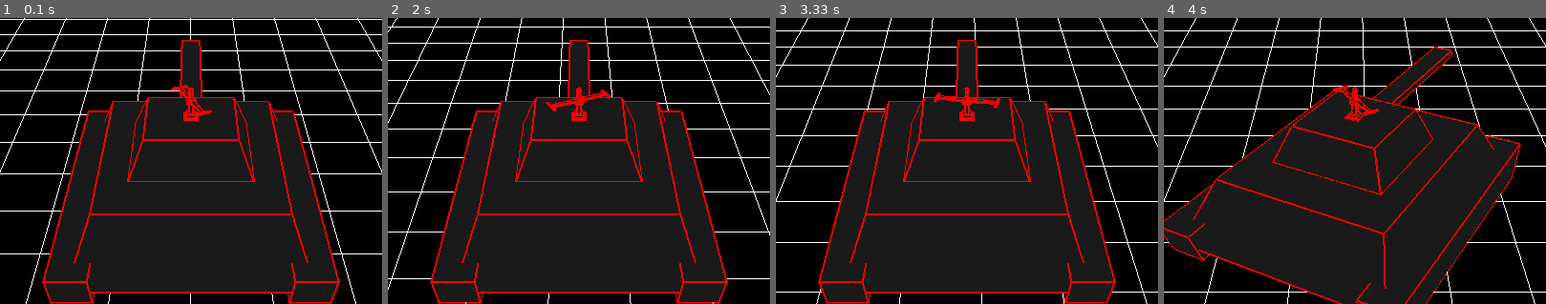
Above: before the commit, frames 1-4 (left to right).
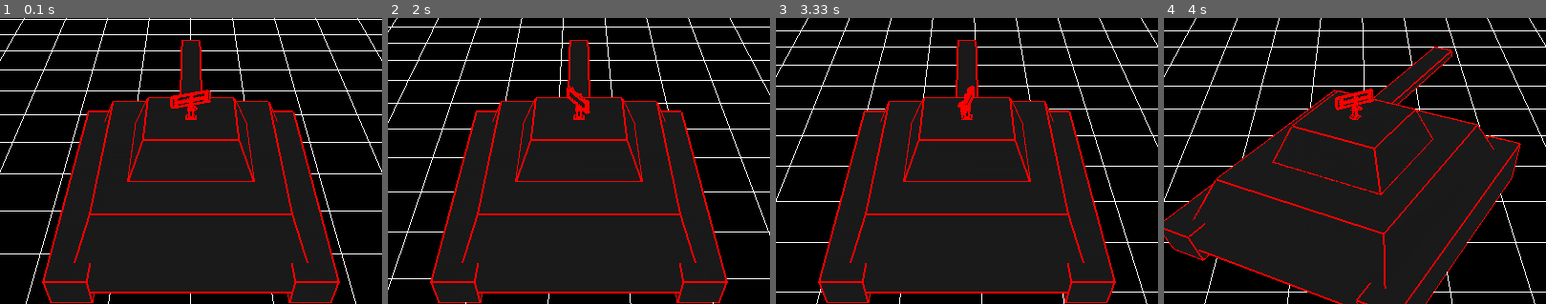
Above: after the commit, the same moments.

Repository: antonioam82/tank_controller
Game: pygame game, started from tank_demo_vb.py
The game is run twice, just before and just after one commit, with the same random seed, the same clock (stepped at 60 frames per second) and the same inputs.
Inputs:
- Up to frame 1 (0.1 s): no input
- Up to frame 2 (2 s): hold Right 0.33-0.8 s; tap C at 0.83, 1.32 s; hold Up 1.17-1.47 s; tap J at 1.23, 1.57, 1.87 s; hold Right 1.5-1.97 s
- Up to frame 3 (3.33 s): hold Left 2-2.53 s; tap J at 2.07, 2.37, 2.63, 2.97, 3.27 s; tap V at 2.15 s; hold Down 2.57-2.87 s; tap C at 2.72 s; hold Left 2.9-3.3 s
- Up to frame 4 (4 s): hold Up 3.33-3.7 s; tap J at 3.4, 3.8 s; tap V at 3.48 s; hold Right from 3.73 s (still down); tap C at 3.88 s
The pictures show only the part of the screen within x 25-75%, y 16-66%; the shares and areas given below are measured in that part.

The runs differ from the first frame. In frame 1, 0.6% of the frame differs, in the area x 44-56%, y 23-36%; in frame 2, 0.5%; in frame 3, 0.4%; in frame 4, 0.6%, in the area x 44-57%, y 23-37%.

Commit message:
Cambio tipo de antena, movimiento de antena independiente de la torre

Diff:
--- a/tank_demo_vb.py
+++ b/tank_demo_vb.py
@@ -217,8 +217,8 @@
     obj_base = os.path.join(base, "tanque", "resto_tanque.obj")
     obj_tower = os.path.join(base, "tanque", "torre.obj")
     obj_bullet = os.path.join(base, "tanque", "bullet.obj")
-    obj_base_antena = os.path.join(base, "tanque", "base_antena2.obj")
-    obj_rotor_antena = os.path.join(base, "tanque", "antena_rotor2.obj")
+    obj_base_antena = os.path.join(base, "tanque", "RadarBase_48.obj")
+    obj_rotor_antena = os.path.join(base, "tanque", "RadarRotor_48.obj")
 
     model_base = glGenLists(1)
     glNewList(model_base, GL_COMPILE)
@@ -649,11 +649,17 @@
         glPushMatrix()
         glRotatef(y_tower, 0, 1, 0)
         glCallList(model_tower)
+        #glCallList(model_base_antena)
+        #glPushMatrix()
+        #glRotatef(rotor_pos,0,1,0)
+        #glCallList(model_rotor_antena)
+        #glPopMatrix()
+        glPopMatrix()
+
+        glPushMatrix()
         glCallList(model_base_antena)
-        #glPushMatrix()
         glRotatef(rotor_pos,0,1,0)
         glCallList(model_rotor_antena)
-        #glPopMatrix()
         glPopMatrix()
 
         #glColor3f(0.0,1.0,0.0)
Not shown, added: tanque/RadarBase_48.obj
Not shown, added: tanque/RadarRotor_48.obj
